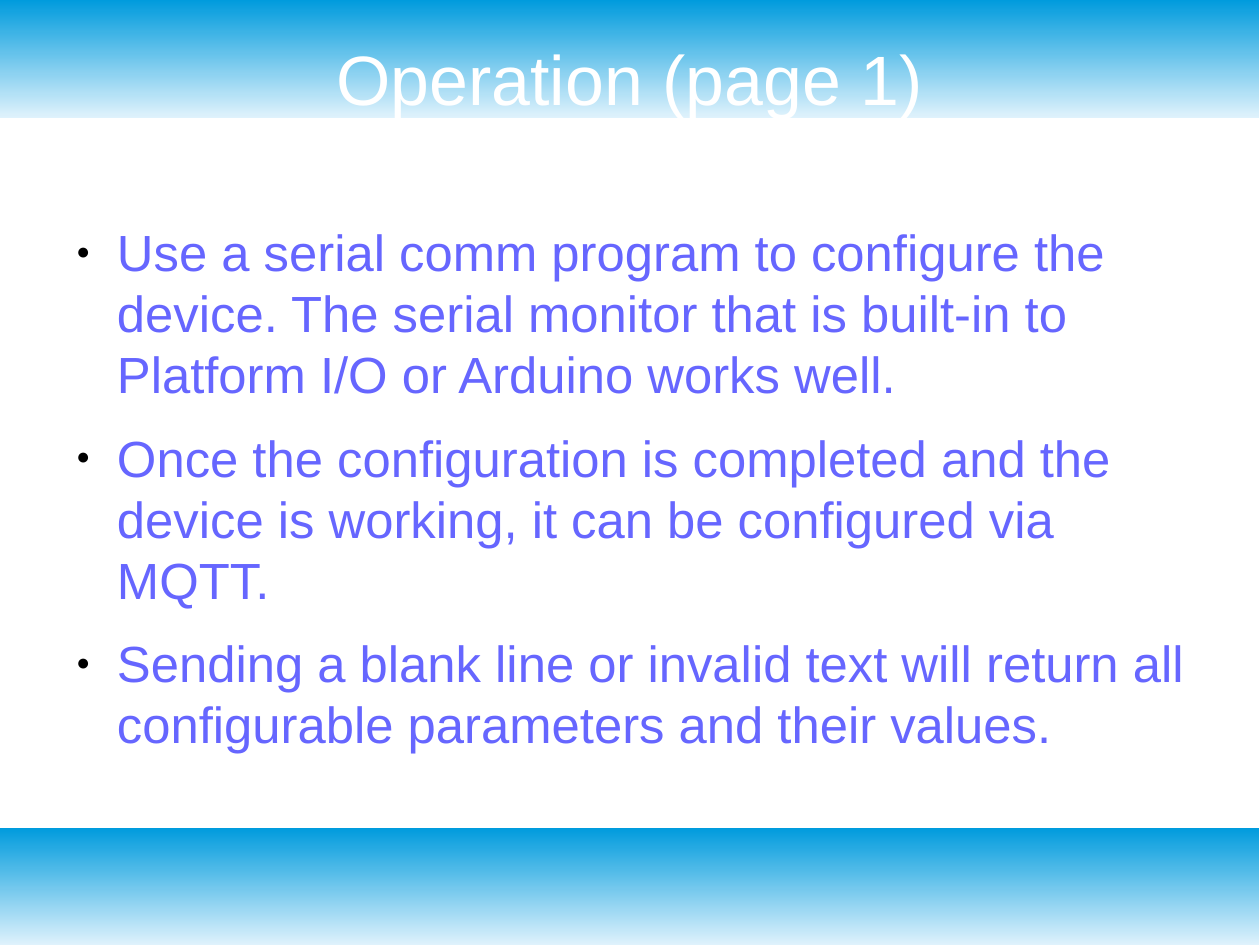
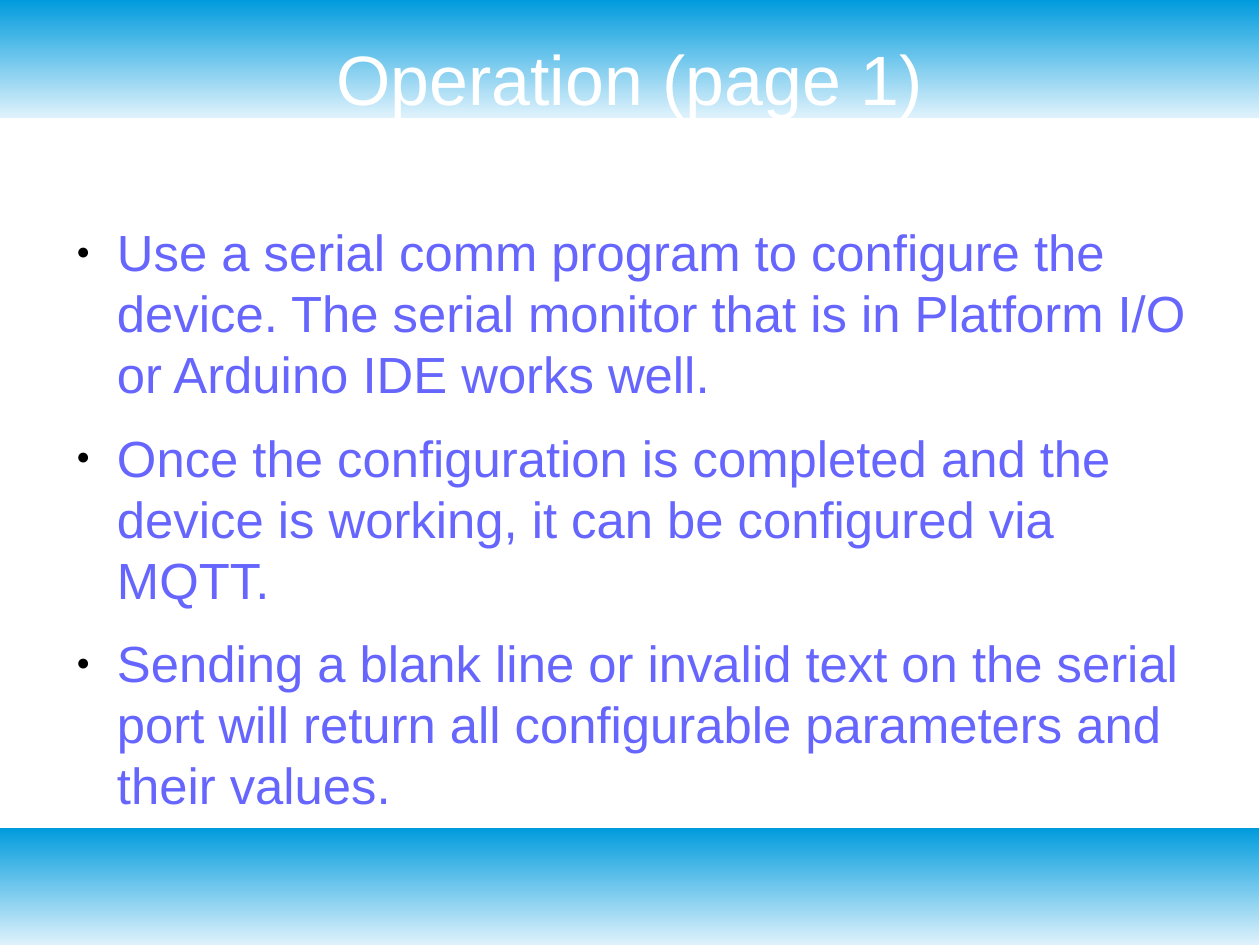
Before and after one commit to buteomont/mqttListener, a slide deck: slide 7 of presentation/HOT Club presentation.odp. Drawn at 1260x945 pixels with LibreOffice and Linux fonts; fonts in the diff are those of the drawing. Boxes give left, top, right and bottom in pixels: in the first picture for what was removed or moved away, otherwise in the second. Text is boxed around its words. In the diff, an @@ line names an element or a change of style, - is before the commit and + after.

Commit message:
minor changes to presentation

```diff
--- a/presentation/HOT Club presentation.odp
+++ b/presentation/HOT Club presentation.odp
@@ text at bbox=[117, 234, 1186, 394]: text changed @@
-● Use a serial comm program to configure the device. The serial monitor that is built-in to Platform I/O or Arduino works well.
+● Use a serial comm program to configure the device. The serial monitor that is in Platform I/O or Arduino IDE works well.
@@ text at bbox=[117, 645, 1178, 754]: text changed @@
-● Sending a blank line or invalid text will return all configurable parameters and their values.
+● Sending a blank line or invalid text on the serial port will return all configurable parameters and their values.
```
Also in this commit, not shown: 1 other slide changed, 1 other file.
